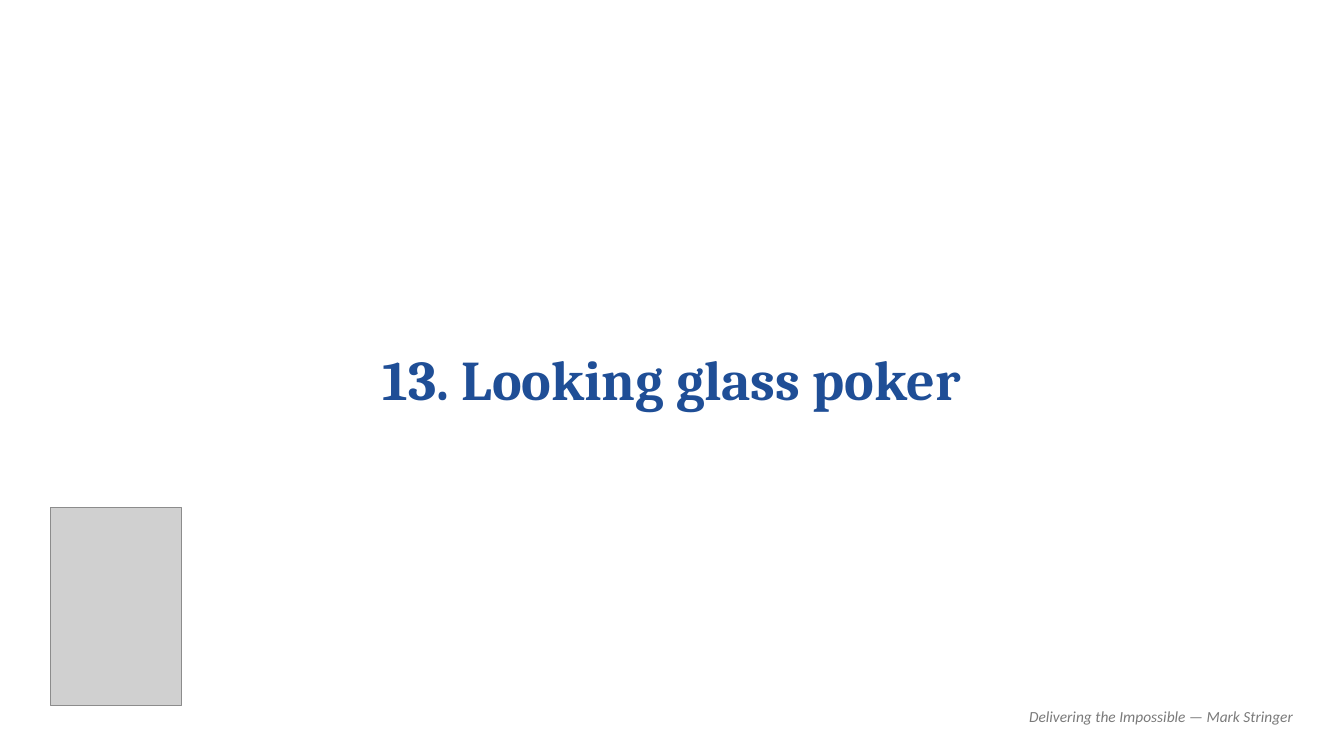
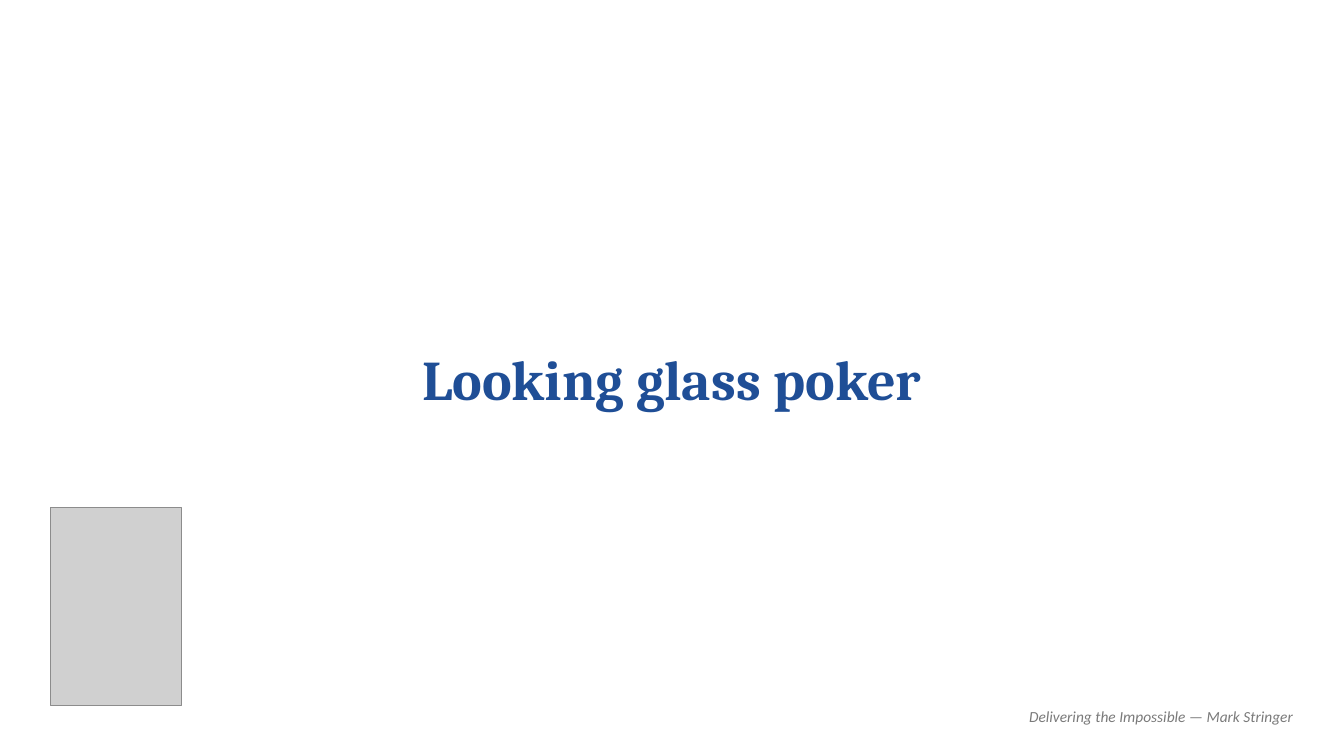
Before and after one commit to MarkStringer/MarketingControlPlane, a slide deck: slide 11 of templates/book-cover-slide-template.pptx. Drawn at 1344x756 pixels with LibreOffice and Linux fonts; fonts in the diff are those of the drawing; grey boxes stand for pictures. Boxes give left, top, right and bottom in pixels: in the first picture for what was removed or moved away, otherwise in the second. Text is boxed around its words. In the diff, an @@ line names an element or a change of style, - is before the commit and + after.

```diff
--- a/templates/book-cover-slide-template.pptx
+++ b/templates/book-cover-slide-template.pptx
@@ text at <box>422,361,921,413</box>: text changed @@
-13. Looking glass poker
+Looking glass poker
```
Also in this commit, not shown: 9 other slides changed, 1 slide added.
